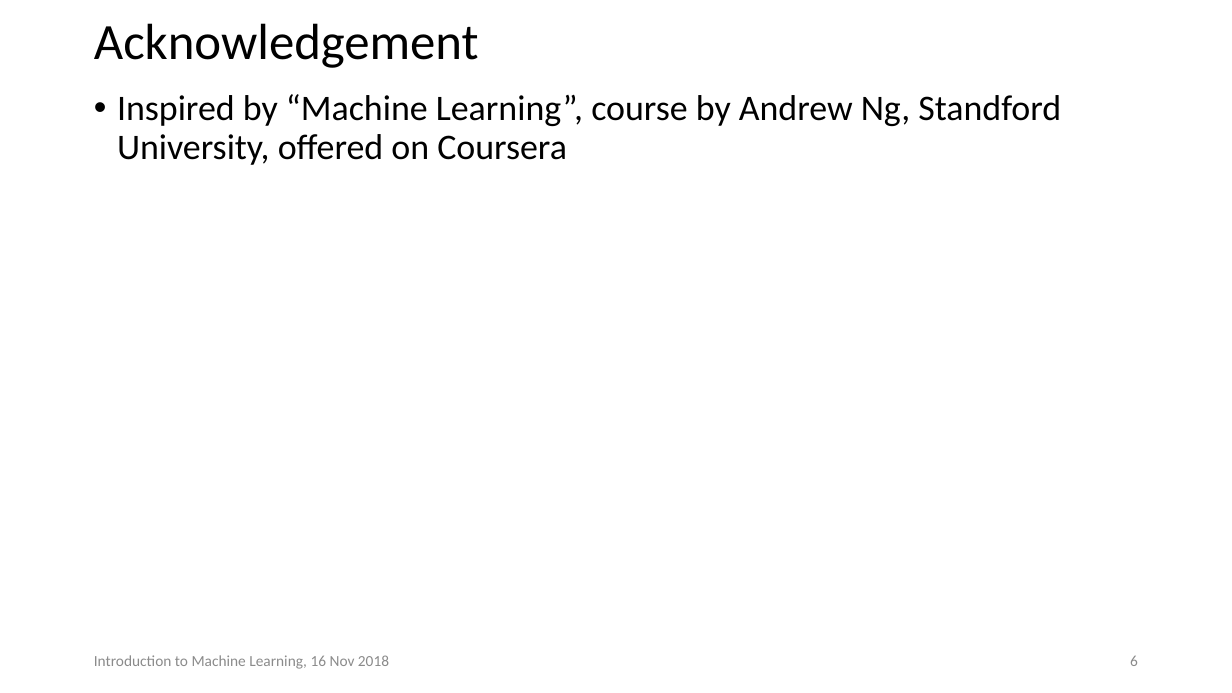
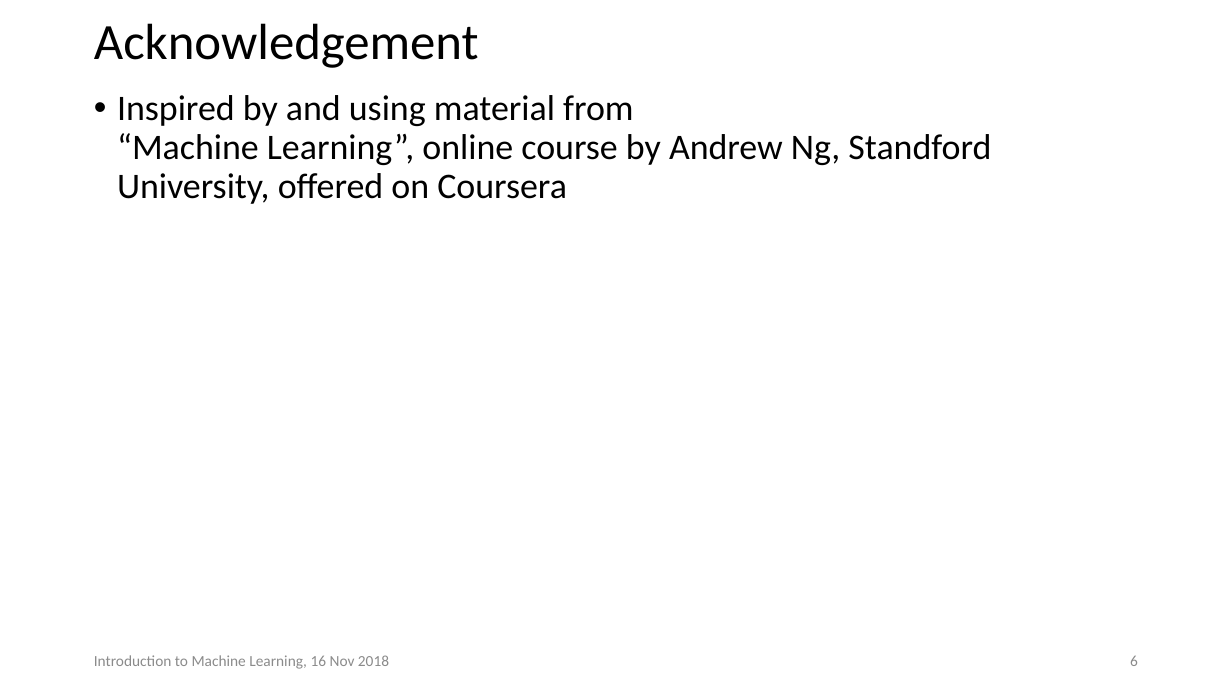
Before and after one commit to botterweck/research, a slide deck: slide 6 of presentations/2018-11-introductontomachinelearning/IntroML.pptx. Drawn at 1232x693 pixels with LibreOffice and Linux fonts; fonts in the diff are those of the drawing. Boxes give left, top, right and bottom in pixels: in the first picture for what was removed or moved away, otherwise in the second. Text is boxed around its words. In the diff, an @@ line names an element or a change of style, - is before the commit and + after.

```diff
--- a/presentations/2018-11-introductontomachinelearning/IntroML.pptx
+++ b/presentations/2018-11-introductontomachinelearning/IntroML.pptx
@@ text at [117, 95, 991, 204]: text changed @@
-• Inspired by “Machine Learning”, course by Andrew Ng, Standford University, offered on Coursera
+• Inspired by and using material from
+  “Machine Learning”, online course by Andrew Ng, Standford University, offered on Coursera
```
Also in this commit, not shown: 3 other slides changed, 5 slides added, 4 other files.
